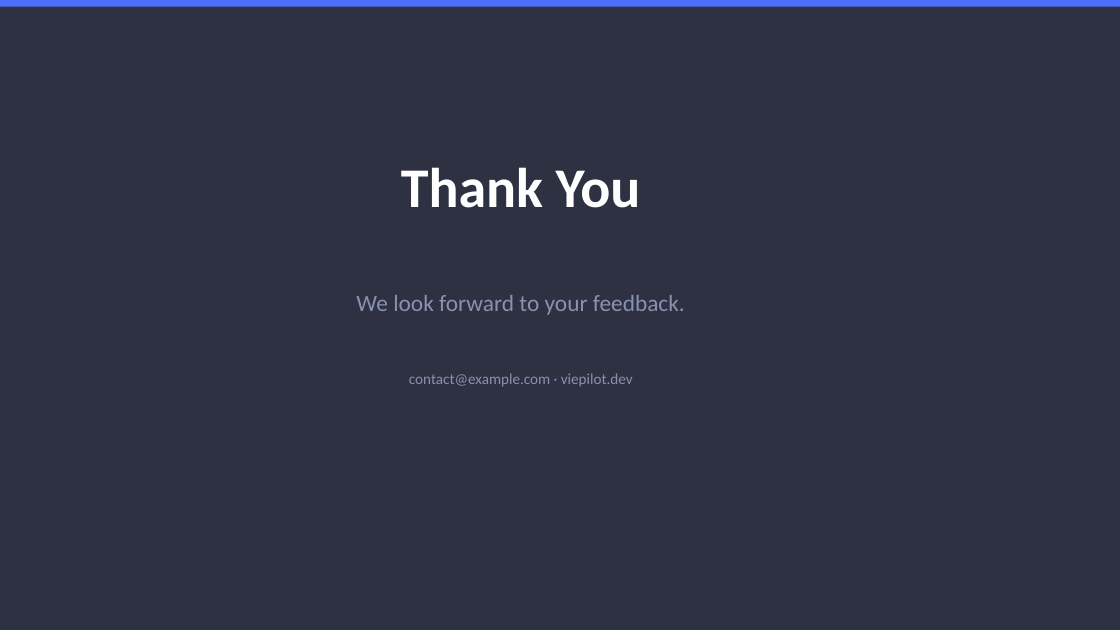
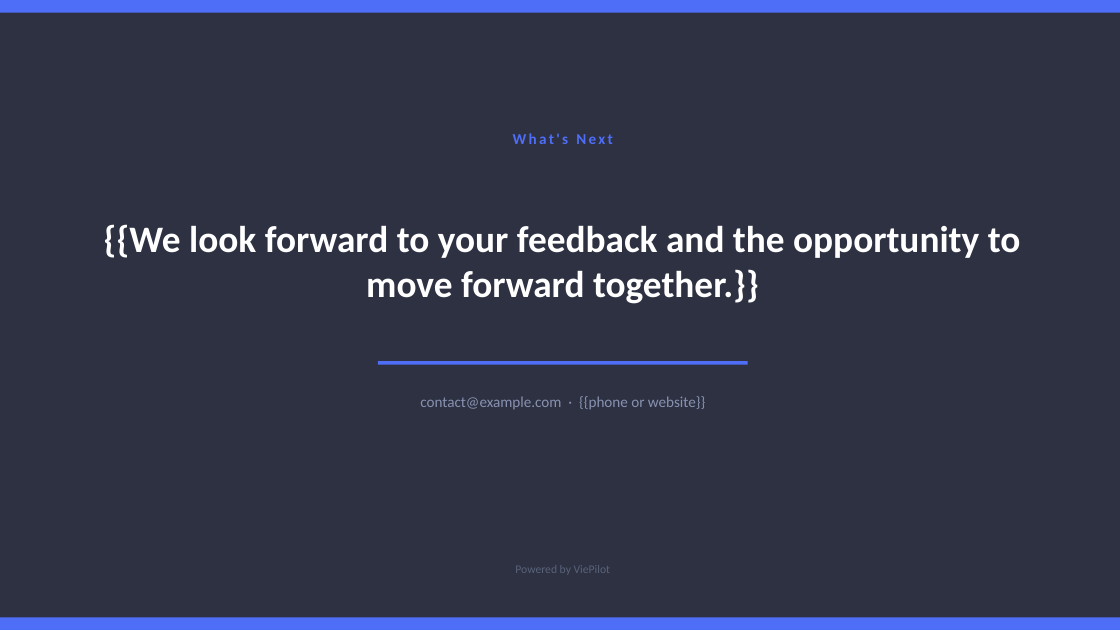
Before and after one commit to 0-CODE/viepilot, a slide deck: slide 8 of templates/proposal/pptx/general.pptx. Drawn at 1120x630 pixels with LibreOffice and Linux fonts; fonts in the diff are those of the drawing. Boxes give left, top, right and bottom in pixels: in the first picture for what was removed or moved away, otherwise in the second. Text is boxed around its words. In the diff, an @@ line names an element or a change of style, - is before the commit and + after.

```diff
--- a/templates/proposal/pptx/general.pptx
+++ b/templates/proposal/pptx/general.pptx
@@ rectangle: place and size @@
-rectangle at bbox=[0, 0, 1120, 7]
+rectangle at bbox=[0, 0, 1120, 13]
@@ text added at bbox=[513, 133, 613, 144], 13 pt, text #4F6EF7, bold @@
+What's Next
@@ text removed at bbox=[401, 167, 641, 208] @@
-Thank You
@@ text at bbox=[104, 224, 1021, 304]: text changed; size 20 to 32 pt; text colour #8892B0 to #FFFFFF; bold on @@
-We look forward to your feedback.
+{{We look forward to your feedback and the opportunity to move forward together.}}
@@ rectangle added at bbox=[378, 361, 748, 365], fill #4F6EF7 @@
@@ text at bbox=[420, 396, 705, 410]: text changed @@
-contact@example.com · viepilot.dev
+contact@example.com · {{phone or website}}
@@ text added at bbox=[515, 565, 610, 573], 10 pt, text #5A637A @@
+Powered by ViePilot
@@ rectangle: place and size @@
-rectangle at bbox=[0, 571, 1120, 578]
+rectangle at bbox=[0, 603, 1120, 608]
@@ rectangle added at bbox=[0, 618, 1120, 630], fill #4F6EF7 @@
```
Also in this commit, not shown: 4 other slides changed, 3 slides added, 3 slides removed, 12 other files.
